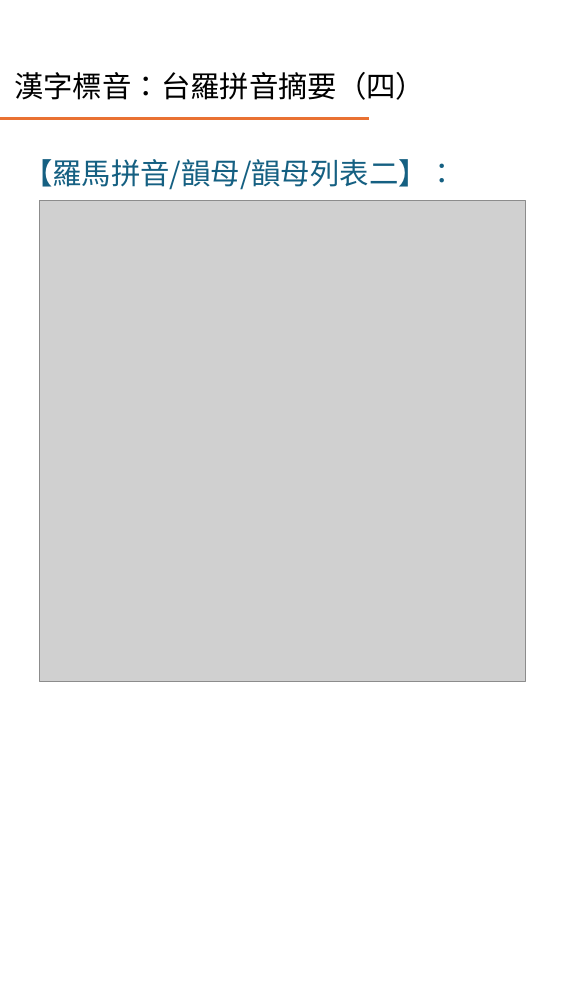
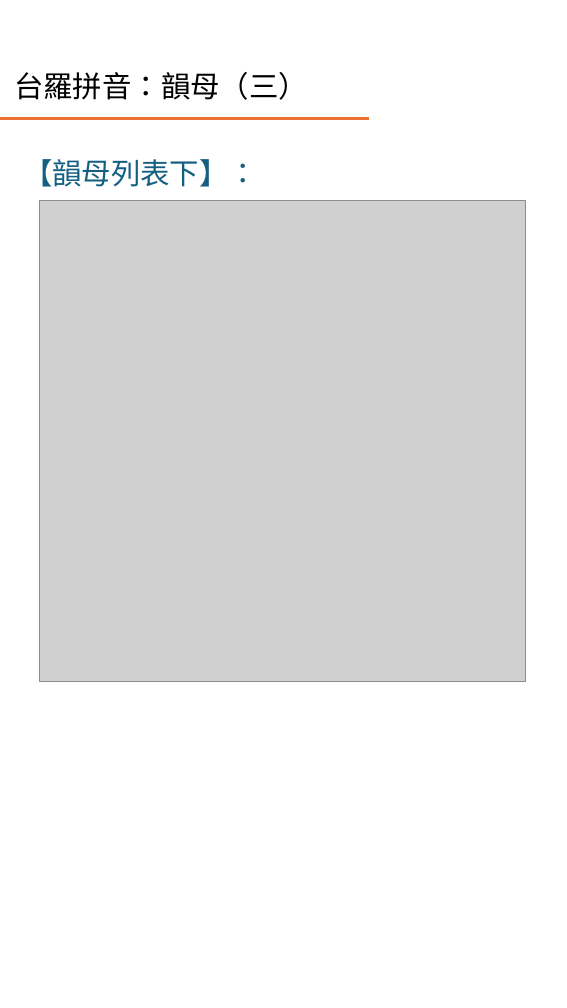
Before and after one commit to AlanJui/Piau-Im, a slide deck: slide 9 of Documents/十五音教材/閩南語之四聲八調與變調規則.pptx (slide 8 before the commit). Drawn at 567x1008 pixels with LibreOffice and Linux fonts; fonts in the diff are those of the drawing; grey boxes stand for pictures. Boxes give left, top, right and bottom in pixels: in the first picture for what was removed or moved away, otherwise in the second. Text is boxed around its words. In the diff, an @@ line names an element or a change of style, - is before the commit and + after.

```diff
--- a/Documents/十五音教材/閩南語之四聲八調與變調規則.pptx
+++ b/Documents/十五音教材/閩南語之四聲八調與變調規則.pptx
@@ title at (14,72,308,100): text changed @@
-漢字標音：台羅拼音摘要（四）
+台羅拼音：韻母（三）
@@ text at (23,159,258,187): text changed @@
-【羅馬拼音/韻母/韻母列表二】：
+【韻母列表下】：
```
Also in this commit, not shown: 7 other slides changed, 2 slides added, 3 slides removed, 25 other files.
